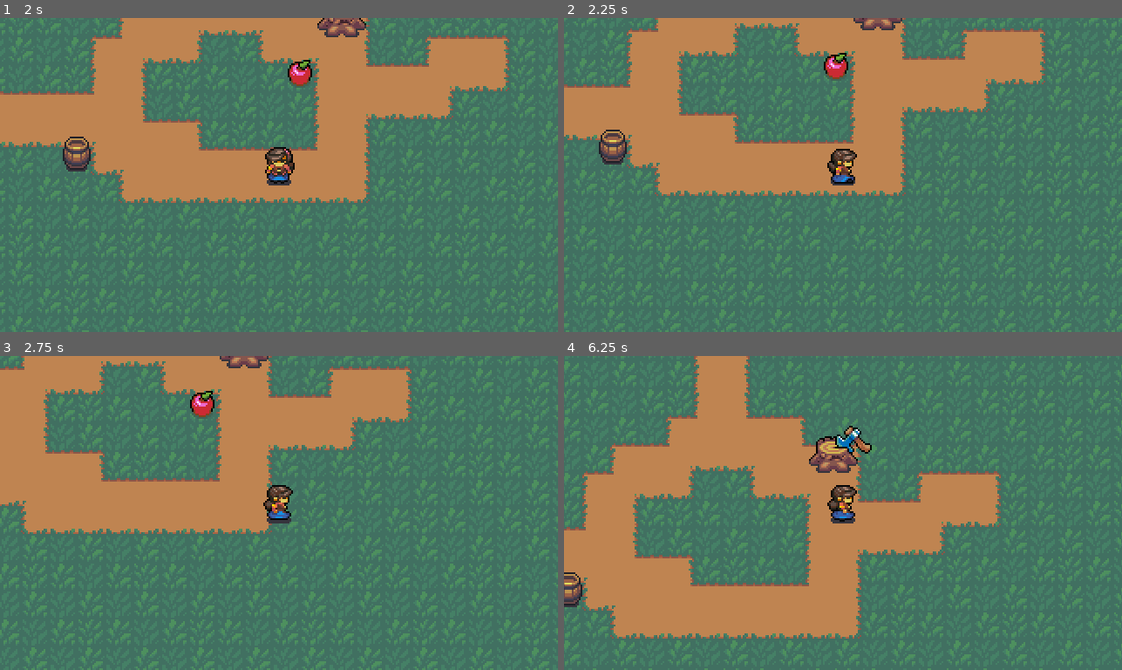
Above: before the commit, frames 1-4 (two rows, left to right).
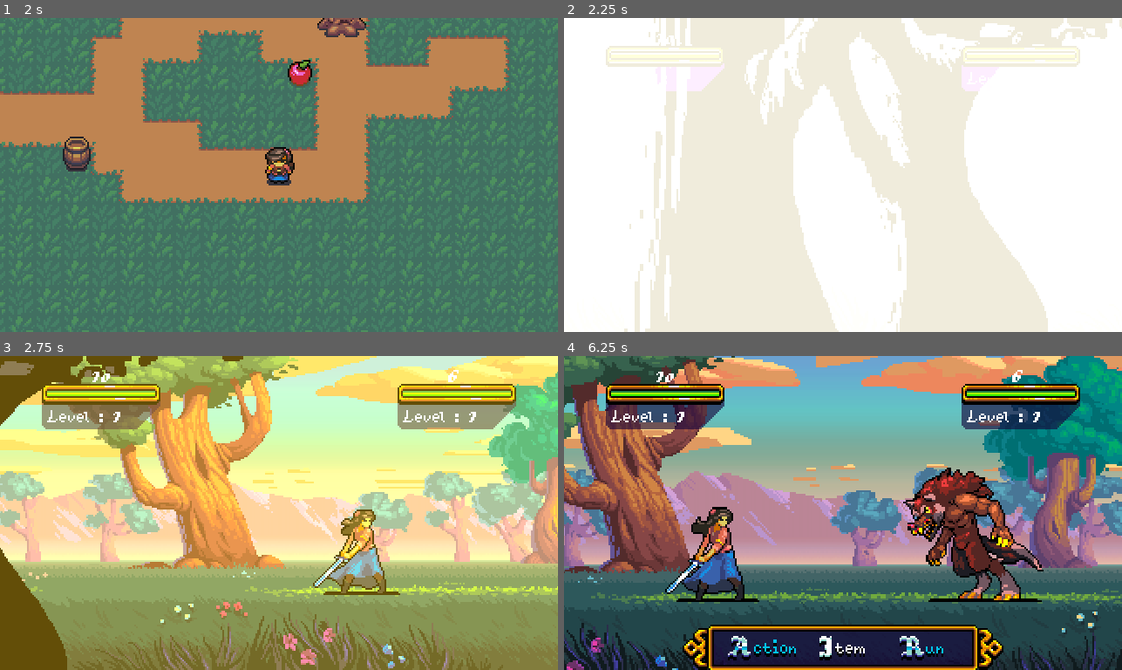
Above: after the commit, the same moments.

Repository: apiotrowski255/westwick
Game: Godot game, scene res://World/Town.tscn
The game is run twice, just before and just after one commit, with the same random seed, the same clock (stepped at 60 frames per second) and the same inputs.
Inputs:
- Up to frame 1 (2 s): tap Enter (ui_accept) at 0.5, 0.77, 1.52 s; hold Right (ui_right) 0.53-1.28 s; hold Down (ui_down) from 1.28 s (still down)
- Up to frame 2 (2.25 s): release Down (ui_down) at 2.03 s; hold Right (ui_right) from 2.03 s (still down)
- Up to frame 3 (2.75 s): keep holding Right (ui_right)
- Up to frame 4 (6.25 s): release Right (ui_right) at 2.78 s; hold Up (ui_up) 2.78-3.53 s; tap Enter (ui_accept) at 3.02, 3.77, 4.52, 6.02 s; hold Left (ui_left) 3.53-5.03 s; hold Down (ui_down) 5.03-5.78 s; hold Right (ui_right) from 5.78 s (still down)

Frame 1 is identical in both runs. In frame 2, 100% of the frame differs, in the area x 0-100%, y 0-100%; in frame 3, 100%; in frame 4, 95%.

Commit message:
starting resource menu battle action and display player health

Diff:
--- a/Battle/Battle.gd
+++ b/Battle/Battle.gd
@@ -21,6 +21,9 @@
 onready var player_camera_position : Vector2 = get_battle_unit_camera_position(player_battle_unit)
 
 func _ready() -> void:
+	var encounter_class : ClassStats = ReferenceStash.encounter_class
+	if encounter_class is ClassStats:
+		enemy_battle_unit.stats = encounter_class.duplicate()
 	player_battle_unit_info.stats = player_battle_unit.stats
 	enemy_battle_unit_info.stats = enemy_battle_unit.stats
 	yield(animation_player, "animation_finished")
@@ -63,7 +66,8 @@
 	match option:
 		BattleMenu.ACTION:
 			battle_camera.focus_target(enemy_camera_position, ZOOM_IN)
-			player_battle_unit.melee_attack(enemy_battle_unit)
+			var battle_action = player_battle_unit.stats.battle_actions.front()
+			player_battle_unit.melee_attack(enemy_battle_unit, battle_action)
 		BattleMenu.ITEM:
 			turnManager.advance_turn()
 		BattleMenu.RUN:
@@ -75,7 +79,8 @@
 		exit_battle()
 		return
 	battle_camera.focus_target(player_camera_position, ZOOM_IN)
-	enemy_battle_unit.melee_attack(player_battle_unit)
+	var battle_action = enemy_battle_unit.stats.battle_actions.front()
+	enemy_battle_unit.melee_attack(player_battle_unit, battle_action)
 
 func _on_async_turn_pool_turn_over() -> void:
 	yield(battle_camera.focus_target(center_point, ZOOM_DEFAULT), "completed")
--- a/Battle/Battle.tscn
+++ b/Battle/Battle.tscn
@@ -68,6 +68,18 @@
 "update": 1,
 "values": [ true ]
 }
+tracks/4/type = "value"
+tracks/4/path = NodePath("YellowFlash/ColorRect:visible")
+tracks/4/interp = 1
+tracks/4/loop_wrap = true
+tracks/4/imported = false
+tracks/4/enabled = true
+tracks/4/keys = {
+"times": PoolRealArray( 0 ),
+"transitions": PoolRealArray( 1 ),
+"update": 1,
+"values": [ true ]
+}
 
 [sub_resource type="Animation" id=2]
 length = 0.001
@@ -119,6 +131,18 @@
 "update": 0,
 "values": [ true ]
 }
+tracks/4/type = "value"
+tracks/4/path = NodePath("YellowFlash/ColorRect:visible")
+tracks/4/interp = 1
+tracks/4/loop_wrap = true
+tracks/4/imported = false
+tracks/4/enabled = true
+tracks/4/keys = {
+"times": PoolRealArray( 0 ),
+"transitions": PoolRealArray( 1 ),
+"update": 1,
+"values": [ true ]
+}
 
 [sub_resource type="CanvasItemMaterial" id=3]
 blend_mode = 1
@@ -240,6 +264,10 @@
 [node name="CenterContainer" type="CenterContainer" parent="BattleUI"]
 anchor_right = 1.0
 anchor_bottom = 1.0
+__meta__ = {
+"_edit_group_": true,
+"_edit_lock_": true
+}
 
 [node name="LevelUpUI" parent="BattleUI/CenterContainer" instance=ExtResource( 14 )]
 unique_name_in_owner = true
--- a/Battle/BattleUnit.gd
+++ b/Battle/BattleUnit.gd
@@ -18,7 +18,7 @@
 	battle_animations = stats.battle_animations.instance()
 	add_child(battle_animations)
 
-func melee_attack(target : BattleUnit ) -> void:
+func melee_attack(target : BattleUnit, battle_action : DamageBattleAction) -> void:
 	asyncTurnPool.append(self)
 	z_index = 10
 	battle_animations.play("Approach")
@@ -27,7 +27,7 @@
 	interpolate_position(global_position, target_position, animation_duration)
 	yield(battle_animations, "animation_finished")
 
-	deal_damage(target)
+	deal_damage(target, battle_action)
 	target.take_hit(self)
 
 	battle_animations.play("Melee")
@@ -70,7 +70,7 @@
 	tween.tween_property(self, "global_position", end, duration).from(start)
 	yield(tween, "finished")
 
-func deal_damage(target: BattleUnit) -> void:
-	var damage = ((stats.level * 3 + (1 - target.stats.defense * 0.05)) / 2) * (stats.attack/6)
+func deal_damage(target: BattleUnit, battle_action : DamageBattleAction) -> void:
+	var damage = ((stats.level * 3 + (1 - target.stats.defense * 0.05)) / 2) * ((stats.attack + battle_action.damage / 5) / 6)
 	target.stats.health -= damage
 	print(target.stats.health)
--- /dev/null
+++ b/BattleActions/BattleAction.gd
@@ -0,0 +1,4 @@
+extends Resource
+class_name BattleAction
+
+export(String) var name := ""
--- /dev/null
+++ b/BattleActions/DamageBattleAction.gd
@@ -0,0 +1,7 @@
+extends BattleAction
+class_name DamageBattleAction
+
+enum Type {MELEE, RANGED}
+
+export(Type) var type := Type.MELEE
+export(int) var damage := 5
--- /dev/null
+++ b/BattleActions/DefendBattleAction.tres
@@ -0,0 +1,7 @@
+[gd_resource type="Resource" load_steps=2 format=2]
+
+[ext_resource path="res://BattleActions/BattleAction.gd" type="Script" id=1]
+
+[resource]
+script = ExtResource( 1 )
+name = "Defend"
--- /dev/null
+++ b/BattleActions/MeleeBattleAction.tres
@@ -0,0 +1,9 @@
+[gd_resource type="Resource" load_steps=2 format=2]
+
+[ext_resource path="res://BattleActions/DamageBattleAction.gd" type="Script" id=1]
+
+[resource]
+script = ExtResource( 1 )
+name = "Melee"
+type = 0
+damage = 5
--- /dev/null
+++ b/BattleActions/RunBattleAction.tres
@@ -0,0 +1,7 @@
+[gd_resource type="Resource" load_steps=2 format=2]
+
+[ext_resource path="res://BattleActions/BattleAction.gd" type="Script" id=1]
+
+[resource]
+script = ExtResource( 1 )
+name = "Run"
--- /dev/null
+++ b/BattleActions/UseItemBattleAction.tres
@@ -0,0 +1,7 @@
+[gd_resource type="Resource" load_steps=2 format=2]
+
+[ext_resource path="res://BattleActions/BattleAction.gd" type="Script" id=1]
+
+[resource]
+script = ExtResource( 1 )
+name = "Use Item"
--- a/ClassStats/ClassStats.gd
+++ b/ClassStats/ClassStats.gd
@@ -6,6 +6,7 @@
 export(int) var attack
 export(int) var defense
 
+export(Array, Resource) var battle_actions
 export(PackedScene) var battle_animations
 
 var level := 1
--- a/ClassStats/ElizabethClassStats.tres
+++ b/ClassStats/ElizabethClassStats.tres
@@ -1,7 +1,9 @@
-[gd_resource type="Resource" load_steps=3 format=2]
+[gd_resource type="Resource" load_steps=5 format=2]
 
 [ext_resource path="res://ClassStats/PlayerClassStats.gd" type="Script" id=1]
 [ext_resource path="res://Battle/ElizabethBattleAnimations.tscn" type="PackedScene" id=2]
+[ext_resource path="res://BattleActions/MeleeBattleAction.tres" type="Resource" id=3]
+[ext_resource path="res://BattleActions/DefendBattleAction.tres" type="Resource" id=4]
 
 [resource]
 script = ExtResource( 1 )
@@ -9,4 +11,5 @@
 max_health = 10
 attack = 8
 defense = 8
+battle_actions = [ ExtResource( 3 ), ExtResource( 4 ) ]
 battle_animations = ExtResource( 2 )
--- a/ClassStats/WerewolfClassStats.tres
+++ b/ClassStats/WerewolfClassStats.tres
@@ -1,7 +1,8 @@
-[gd_resource type="Resource" load_steps=3 format=2]
+[gd_resource type="Resource" load_steps=4 format=2]
 
 [ext_resource path="res://ClassStats/ClassStats.gd" type="Script" id=1]
 [ext_resource path="res://Battle/WerewolfBattleAnimations.tscn" type="PackedScene" id=2]
+[ext_resource path="res://BattleActions/MeleeBattleAction.tres" type="Resource" id=3]
 
 [resource]
 script = ExtResource( 1 )
@@ -9,4 +10,5 @@
 max_health = 6
 attack = 10
 defense = 7
+battle_actions = [ ExtResource( 3 ) ]
 battle_animations = ExtResource( 2 )
--- a/ReferenceStash.gd
+++ b/ReferenceStash.gd
@@ -7,3 +7,4 @@
 var inventory : Inventory = load("res://Items/Inventory.tres")
 
 var random_encounters := []
+var encounter_class : ClassStats
--- /dev/null
+++ b/ResourceButton.gd
@@ -0,0 +1,10 @@
+extends ParentButton
+class_name ResourceButton
+
+var resource : Resource
+
+signal resource_selected(resource)
+
+
+func _on_ResourceButton_button_down() -> void:
+	emit_signal("resource_selected", resource)
--- a/UI/BattleUnitInfo.gd
+++ b/UI/BattleUnitInfo.gd
@@ -4,6 +4,7 @@
 
 onready var health_bar: TextureRect = $HealthBar
 onready var level_label: Label = $LevelLabel
+onready var health_label: Label = $HealthLabel
 
 func set_stats(value : ClassStats) -> void:
 	stats = value
@@ -18,10 +19,12 @@
 	stats.connect("health_changed", self, "_on_stats_health_changed")
 	stats.connect("level_changed", self, "_on_stats_level_changed")
 	health_bar.set_bar(stats.health, stats.max_health)
+	health_label.text = str(stats.health)
 	update_level()
 
 func _on_stats_health_changed() -> void:
 	health_bar.animate_bar(stats.health, stats.max_health)
+	health_label.text = str(stats.health)
 
 func _on_stats_level_changed() -> void:
 	update_level()
--- a/UI/BattleUnitInfo.tscn
+++ b/UI/BattleUnitInfo.tscn
@@ -27,3 +27,10 @@
 margin_right = 58.0
 margin_bottom = 24.0
 text = "Level : 100"
+
+[node name="HealthLabel" type="Label" parent="."]
+margin_left = 29.0
+margin_top = -10.0
+margin_right = 69.0
+margin_bottom = 1.00001
+text = "10"
--- /dev/null
+++ b/UI/ParentButton.gd
@@ -0,0 +1,2 @@
+extends Button
+class_name ParentButton
--- a/UI/ParentButton.tscn
+++ b/UI/ParentButton.tscn
@@ -1,8 +1,10 @@
-[gd_scene load_steps=2 format=2]
+[gd_scene load_steps=3 format=2]
 
 [ext_resource path="res://UI/DefaultTheme.tres" type="Theme" id=1]
+[ext_resource path="res://UI/ParentButton.gd" type="Script" id=2]
 
 [node name="ParentButton" type="Button"]
 margin_right = 12.0
 margin_bottom = 20.0
 theme = ExtResource( 1 )
+script = ExtResource( 2 )
--- /dev/null
+++ b/UI/ResourceButton.tscn
@@ -0,0 +1,9 @@
+[gd_scene load_steps=3 format=2]
+
+[ext_resource path="res://UI/ParentButton.tscn" type="PackedScene" id=1]
+[ext_resource path="res://ResourceButton.gd" type="Script" id=2]
+
+[node name="ResourceButton" instance=ExtResource( 1 )]
+script = ExtResource( 2 )
+
+[connection signal="button_down" from="." to="." method="_on_ResourceButton_button_down"]
--- a/World/OverworldPlayer.gd
+++ b/World/OverworldPlayer.gd
@@ -44,7 +44,12 @@
 #		SceneStack.push("res://Battle/Battle.tscn")
 
 func encounter() -> void:
-	pass
+	var random_encounters = ReferenceStash.random_encounters
+	if random_encounters.empty():
+		return
+	random_encounters.shuffle()
+	ReferenceStash.encounter_class = random_encounters.front()
+	SceneStack.push("res://Battle/Battle.tscn")
 
 func encounter_check(delta : float) -> void:
 	encounter_meter -= ENCOUNTER_METER_REDUCTION_AMOUNT * delta
@@ -53,7 +58,6 @@
 		if Math.chance(encounter_chance):
 			encounter_chance = MIN_ENCOUNTER_CHANCE
 			encounter()
-			print("Found encounter")
 		else:
 			encounter_chance = min(encounter_chance + 0.1, 1.0)
 
--- a/World/RandomEncounters.gd
+++ b/World/RandomEncounters.gd
@@ -9,3 +9,4 @@
 
 func _exit_tree() -> void:
 	ReferenceStash.random_encounters = []
+	request_ready()
--- a/project.godot
+++ b/project.godot
@@ -14,6 +14,11 @@
 "language": "GDScript",
 "path": "res://AsyncTurnPool.gd"
 }, {
+"base": "Resource",
+"class": "BattleAction",
+"language": "GDScript",
+"path": "res://BattleActions/BattleAction.gd"
+}, {
 "base": "Sprite",
 "class": "BattleAnimations",
 "language": "GDScript",
@@ -44,6 +49,11 @@
 "language": "GDScript",
 "path": "res://ClassStats/ClassStats.gd"
 }, {
+"base": "BattleAction",
+"class": "DamageBattleAction",
+"language": "GDScript",
+"path": "res://BattleActions/DamageBattleAction.gd"
+}, {
 "base": "Node",
 "class": "Interactable",
 "language": "GDScript",
@@ -69,10 +79,20 @@
 "language": "GDScript",
 "path": "res://World/NPC.gd"
 }, {
+"base": "Button",
+"class": "ParentButton",
+"language": "GDScript",
+"path": "res://UI/ParentButton.gd"
+}, {
 "base": "ClassStats",
 "class": "PlayerClassStats",
 "language": "GDScript",
 "path": "res://ClassStats/PlayerClassStats.gd"
+}, {
+"base": "ParentButton",
+"class": "ResourceButton",
+"language": "GDScript",
+"path": "res://ResourceButton.gd"
 }, {
 "base": "Resource",
 "class": "TurnManager",
@@ -81,18 +101,22 @@
 } ]
 _global_script_class_icons={
 "AsyncTurnPool": "",
+"BattleAction": "",
 "BattleAnimations": "",
 "BattleCamera": "",
 "BattleMenu": "",
 "BattleUnit": "",
 "Character": "",
 "ClassStats": "",
+"DamageBattleAction": "",
 "Interactable": "",
 "Inventory": "",
 "Item": "",
 "Math": "",
 "NPC": "",
+"ParentButton": "",
 "PlayerClassStats": "",
+"ResourceButton": "",
 "TurnManager": ""
 }
 
